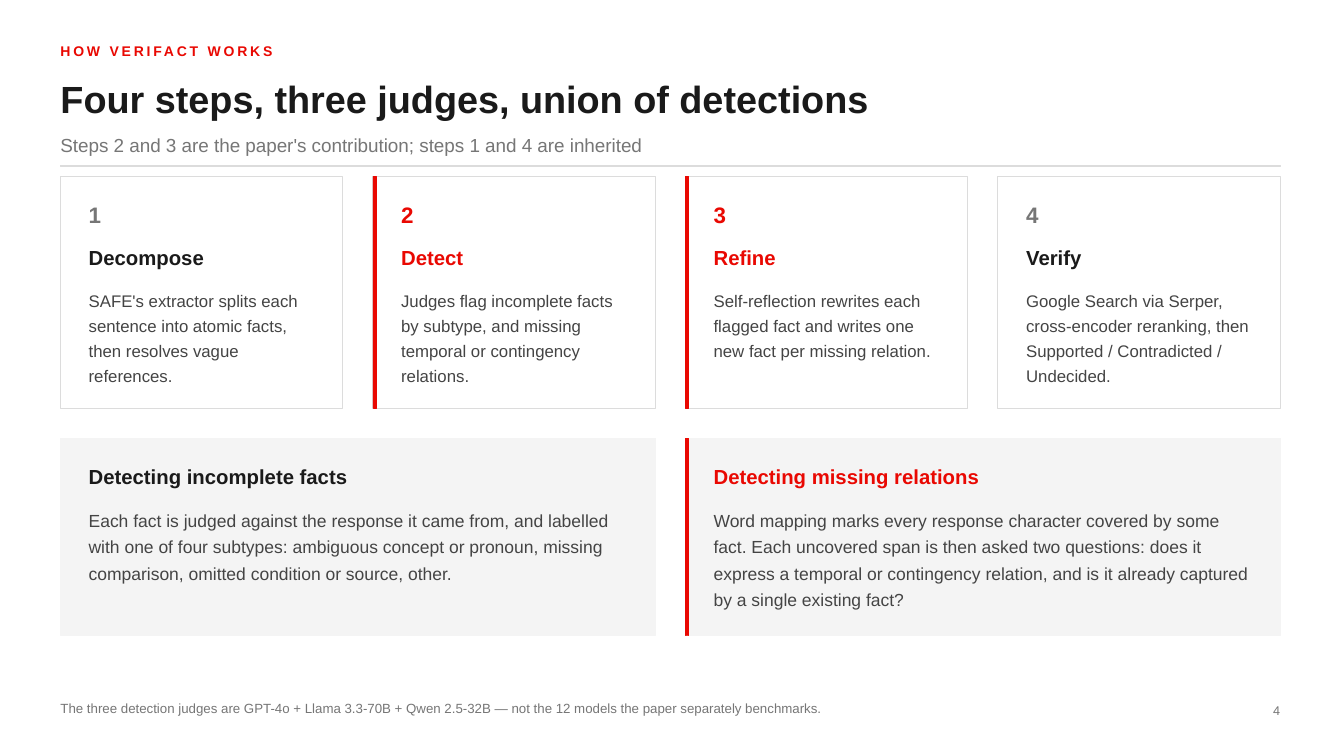
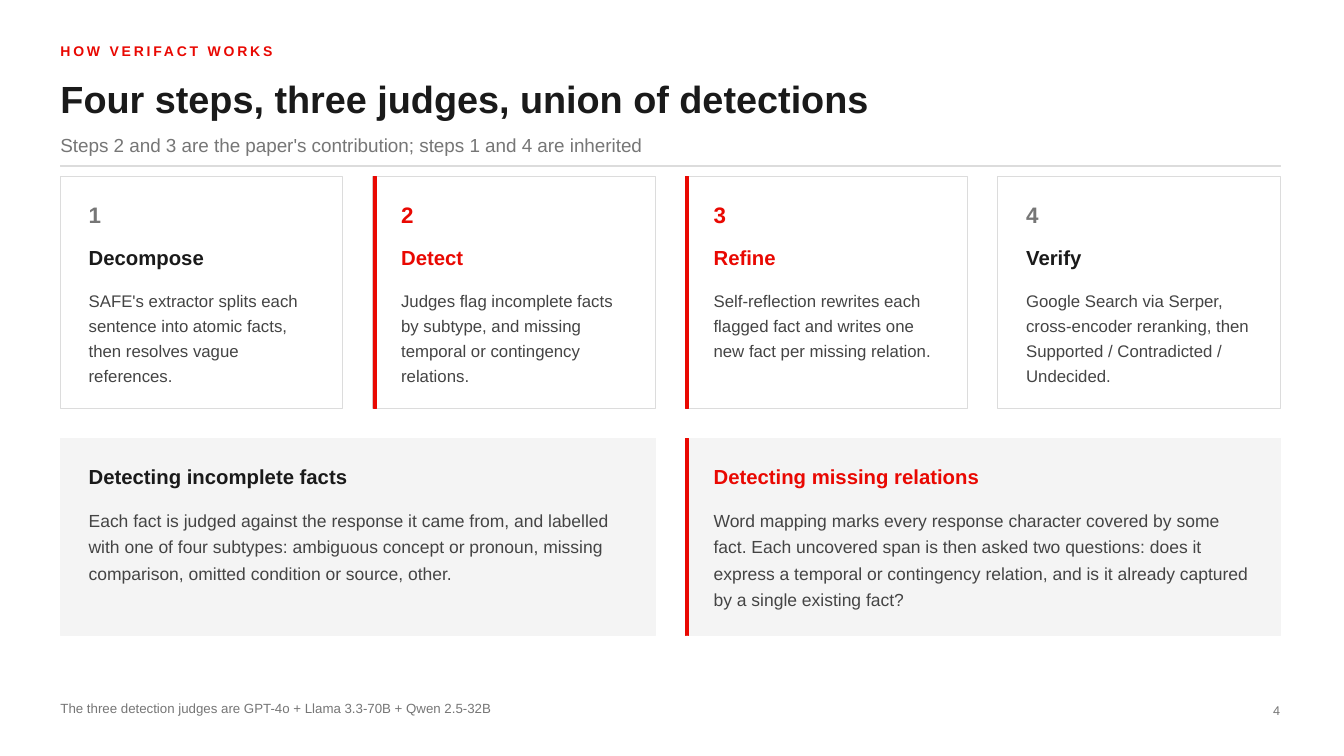
Before and after one commit to MadhavKrishna06/Verifact-Lite, a slide deck: slide 4 of presentation/VERIFACT-Lite-TTU.pptx. Drawn at 1344x756 pixels with LibreOffice and Linux fonts; fonts in the diff are those of the drawing. Boxes give left, top, right and bottom in pixels: in the first picture for what was removed or moved away, otherwise in the second. Text is boxed around its words. In the diff, an @@ line names an element or a change of style, - is before the commit and + after.

```diff
--- a/presentation/VERIFACT-Lite-TTU.pptx
+++ b/presentation/VERIFACT-Lite-TTU.pptx
@@ text at (x1=60, y1=703, x2=490, y2=716): text changed @@
-The three detection judges are GPT-4o + Llama 3.3-70B + Qwen 2.5-32B — not the 12 models the paper separately benchmarks.
+The three detection judges are GPT-4o + Llama 3.3-70B + Qwen 2.5-32B
```
Also in this commit, not shown: 13 other slides changed, 1 other file.
